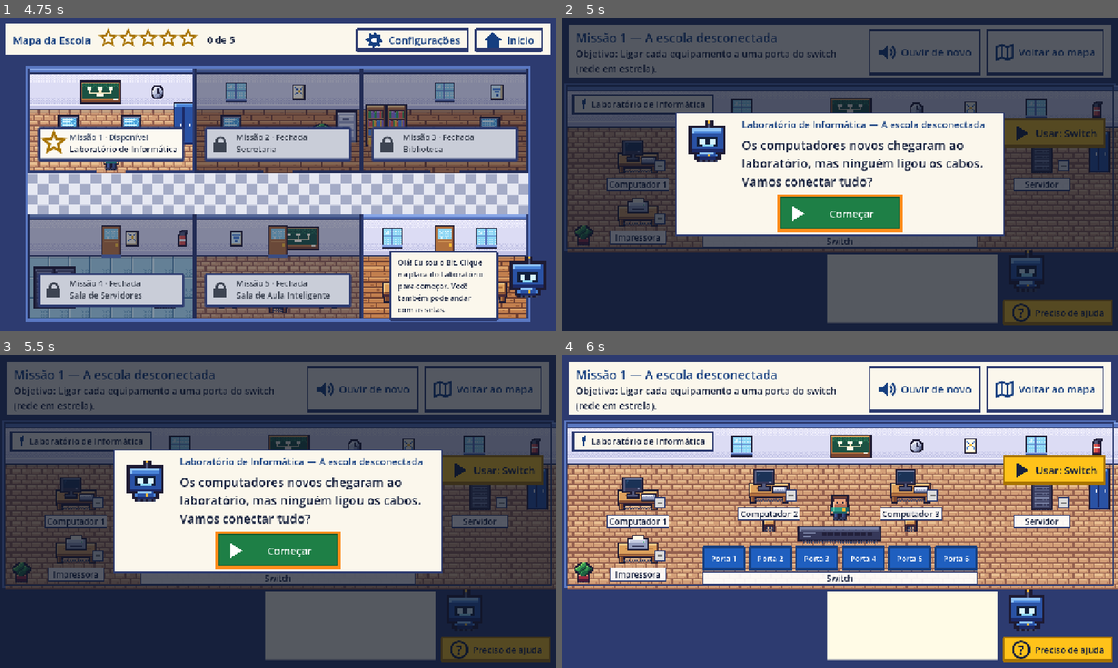
Above: before the commit, frames 1-4 (two rows, left to right).
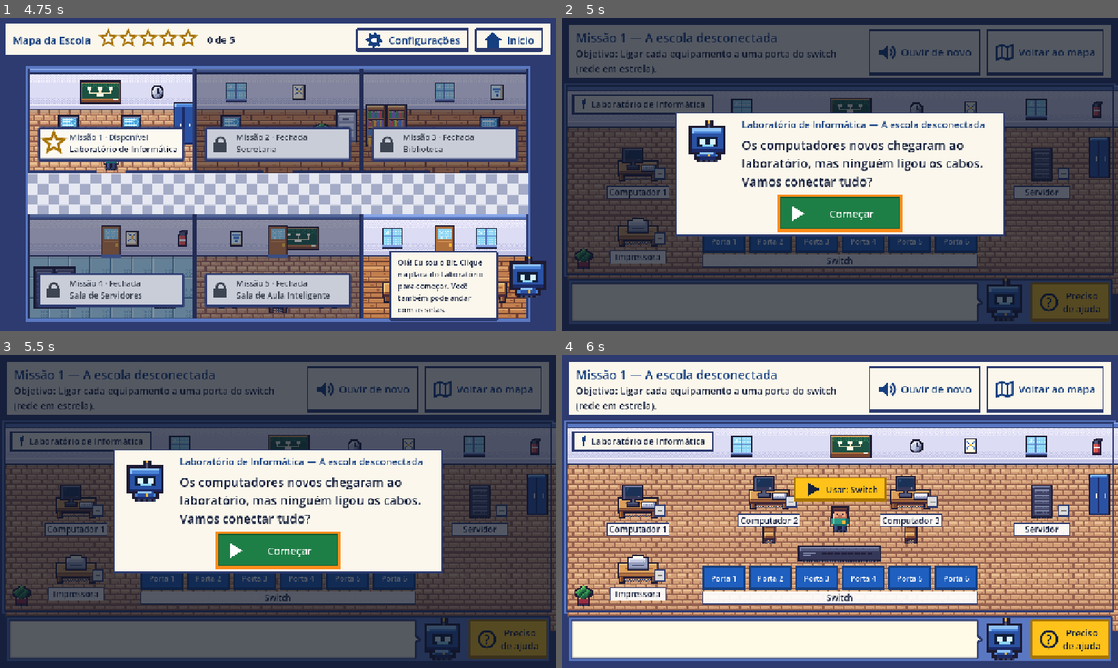
Above: after the commit, the same moments.

Repository: c1miano/escola-conectada-missao-rede
Game: Godot game, scene res://scenes/Main.tscn
Same seed, same stepped clock (60 frames per second), same inputs: the game is played once before the commit and once after it.
Inputs (mouse positions are in pixels of both pictures, inside the frame that each line leads up to):
- Up to frame 1 (4.75 s): click "Jogar" at 0.5 s; click "Escolher" at 1.25 s; click "Início" at 2 s; click "Jogar" at 2.75 s; click "Escolher" at 3.5 s; click (111, 143) at 4.27 s
- Up to frame 2 (5 s): no input
- Up to frame 3 (5.5 s): click "Preciso de ajuda" at 5 s
- Up to frame 4 (6 s): click "Começar" at 5.75 s

Frame 1 is identical in both runs. In frame 2, 22% of the frame differs, in the area x 0-100%, y 32-99%; in frame 3, 22%; in frame 4, 34%.

Commit message:
Barra inferior das missões mais compacta; botão Usar sobre o técnico
Opções, balão do Bit, Bit e ajuda numa barra só e mais baixa: as opções
somem quando não há e quebram em duas linhas quando são muitas; o balão
ocupa o espaço livre. A sala ganha altura.

Co-Authored-By: Claude Opus 5.5 <noreply@anthropic.com>
Claude-Session: https://claude.ai/code/session_01ULB8X7t9abp3p422H2gXDy

Diff:
--- a/scripts/missions/mission_base.gd
+++ b/scripts/missions/mission_base.gd
@@ -12,8 +12,9 @@
 
 var stage: Control
 var cables: CableLayer
-var actions: HBoxContainer
+var actions: HFlowContainer
 var _act_panel: PanelContainer
+var _bubble_panel: PanelContainer
 var bit: BitView
 var bubble: Label
 var title_label: Label
@@ -136,54 +137,69 @@
 	cables = CableLayer.new()
 	stage.add_child(cables)
 
-	# ---- baixo
+	# ---- baixo: uma barra só — opções | balão do Bit (ocupa o espaço livre) | Bit | ajuda
+	_act_panel = PanelContainer.new()
+	var bar_style := StyleBoxFlat.new()
+	bar_style.bg_color = Palette.FRAME
+	bar_style.border_color = Palette.FRAME_DARK
+	bar_style.set_border_width_all(4)
+	bar_style.set_corner_radius_all(3)
+	for side in ["left", "right", "top", "bottom"]:
+		bar_style.set("content_margin_" + side, 8)
+	_act_panel.add_theme_stylebox_override("panel", bar_style)
+	root.add_child(_act_panel)
 	var bottom := HBoxContainer.new()
-	bottom.add_theme_constant_override("separation", 12)
-	root.add_child(bottom)
-	_act_panel = PanelContainer.new()
-	_act_panel.size_flags_horizontal = Control.SIZE_EXPAND_FILL
-	_act_panel.custom_minimum_size = Vector2(0, 130)
-	bottom.add_child(_act_panel)
-	actions = HBoxContainer.new()
-	actions.alignment = BoxContainer.ALIGNMENT_CENTER
-	actions.add_theme_constant_override("separation", 16)
-	_act_panel.add_child(actions)
-
-	var bit_box := HBoxContainer.new()
-	bit_box.add_theme_constant_override("separation", 8)
-	bottom.add_child(bit_box)
-	var bubble_panel := PanelContainer.new()
-	bubble_panel.custom_minimum_size = Vector2(400, 0)
+	bottom.add_theme_constant_override("separation", 10)
+	_act_panel.add_child(bottom)
+
+	actions = HFlowContainer.new()   # quebra em duas linhas quando há muitas opções
+	actions.size_flags_horizontal = Control.SIZE_EXPAND_FILL
+	actions.size_flags_stretch_ratio = 2.4
+	actions.size_flags_vertical = Control.SIZE_SHRINK_CENTER
+	actions.alignment = FlowContainer.ALIGNMENT_CENTER
+	actions.add_theme_constant_override("h_separation", 12)
+	actions.add_theme_constant_override("v_separation", 8)
+	bottom.add_child(actions)
+
+	_bubble_panel = PanelContainer.new()
+	_bubble_panel.size_flags_horizontal = Control.SIZE_EXPAND_FILL
+	_bubble_panel.custom_minimum_size = Vector2(300, 92)
 	var bs := StyleBoxFlat.new()
 	bs.bg_color = Color("#fffbe6")
 	bs.border_color = Palette.FRAME_DARK
 	bs.set_border_width_all(4)
-	bs.border_width_bottom = 7
 	bs.set_corner_radius_all(3)
 	bs.content_margin_left = 16
 	bs.content_margin_right = 16
-	bs.content_margin_top = 10
-	bs.content_margin_bottom = 10
-	bubble_panel.add_theme_stylebox_override("panel", bs)
-	bit_box.add_child(bubble_panel)
+	bs.content_margin_top = 8
+	bs.content_margin_bottom = 8
+	_bubble_panel.add_theme_stylebox_override("panel", bs)
+	# pontinha do balão apontando para o Bit
+	_bubble_panel.draw.connect(func():
+		var r := _bubble_panel.size
+		var y := r.y / 2.0
+		_bubble_panel.draw_colored_polygon(PackedVector2Array([Vector2(r.x - 3, y - 12), Vector2(r.x + 12, y), Vector2(r.x - 3, y + 12)]), Palette.FRAME_DARK)
+		_bubble_panel.draw_colored_polygon(PackedVector2Array([Vector2(r.x - 5, y - 7), Vector2(r.x + 4, y), Vector2(r.x - 5, y + 7)]), Color("#fffbe6")))
+	bottom.add_child(_bubble_panel)
 	bubble = Label.new()
 	bubble.autowrap_mode = TextServer.AUTOWRAP_WORD_SMART
-	bubble.custom_minimum_size = Vector2(368, 0)
 	bubble.vertical_alignment = VERTICAL_ALIGNMENT_CENTER
-	bubble_panel.add_child(bubble)
-	var bit_col := VBoxContainer.new()
-	bit_col.alignment = BoxContainer.ALIGNMENT_CENTER
-	bit_box.add_child(bit_col)
+	bubble.size_flags_vertical = Control.SIZE_FILL
+	bubble.add_theme_font_size_override("font_size", 20)
+	_bubble_panel.add_child(bubble)
+
 	var bit_holder := Control.new()
-	bit_holder.custom_minimum_size = Vector2(110, 96)
-	bit_col.add_child(bit_holder)
+	bit_holder.custom_minimum_size = Vector2(100, 92)
+	bit_holder.size_flags_vertical = Control.SIZE_SHRINK_CENTER
+	bottom.add_child(bit_holder)
 	bit = BitView.new()
-	bit.position = Vector2(0, -12)
+	bit.position = Vector2(-5, -14)
 	bit_holder.add_child(bit)
-	help_button = BigButton.new("Preciso de ajuda", "help", "star", 60)
-	help_button.add_theme_font_size_override("font_size", 20)
+	help_button = BigButton.new("Preciso\nde ajuda", "help", "star", 92)
+	help_button.add_theme_font_size_override("font_size", 21)
+	help_button.size_flags_vertical = Control.SIZE_SHRINK_CENTER
 	help_button.pressed.connect(_on_help)
-	bit_col.add_child(help_button)
+	bottom.add_child(help_button)
 
 	# ---- camadas sobrepostas
 	_build_feedback()
@@ -195,7 +211,8 @@
 	add_child(skip_button)
 	pointer = PointerView.new()
 	add_child(pointer)
-	use_button = BigButton.new("Usar", "play", "star", 70)
+	use_button = BigButton.new("Usar", "play", "star", 58)
+	use_button.add_theme_font_size_override("font_size", 20)
 	use_button.visible = false
 	use_button.z_index = 30
 	use_button.pressed.connect(_use_near)
@@ -246,8 +263,13 @@
 
 func _process(_d: float) -> void:
 	_update_walker(_d)
-	# painel de ações some quando não há opções (a tarefa é clicar no cenário)
-	_act_panel.self_modulate.a = 1.0 if actions.get_child_count() > 0 else 0.0
+	# opções somem quando não há (a tarefa é clicar no cenário) e o balão ocupa o espaço
+	var has_actions := false
+	for c in actions.get_children():
+		if not c.is_queued_for_deletion():
+			has_actions = true
+			break
+	actions.visible = has_actions
 	for n in _placed:
 		if is_instance_valid(n):
 			n.position = (floor_point(_placed[n]) - n.size / 2.0).round()
@@ -340,8 +362,13 @@
 		if use_button.text != label:
 			use_button.text = label
 			use_button.reset_size()
+		# flutua sobre a cabeça do técnico (dentro da sala)
 		var r2: Rect2 = stage.get_global_rect()
-		use_button.global_position = Vector2(r2.end.x - use_button.size.x - 16, r2.position.y + 74)
+		var head: Vector2 = stage.get_global_transform() * (walker.position + Vector2(walker.size.x / 2.0, 0))
+		var pos := head - Vector2(use_button.size.x / 2.0, use_button.size.y + 6)
+		pos.x = clampf(pos.x, r2.position.x + 8, r2.end.x - use_button.size.x - 8)
+		pos.y = clampf(pos.y, r2.position.y + 8, r2.end.y - use_button.size.y - 8)
+		use_button.global_position = pos.round()
 
 
 func _use_near() -> void:
@@ -416,8 +443,8 @@
 
 
 func add_action(text: String, icon: String, callback: Callable, variant: String = "primary") -> BigButton:
-	var b := BigButton.new(text, icon, variant, 84)
-	b.custom_minimum_size.x = 220
+	var b := BigButton.new(text, icon, variant, 72)
+	b.custom_minimum_size.x = 200
 	b.pressed.connect(func():
 		if busy:
 			return
